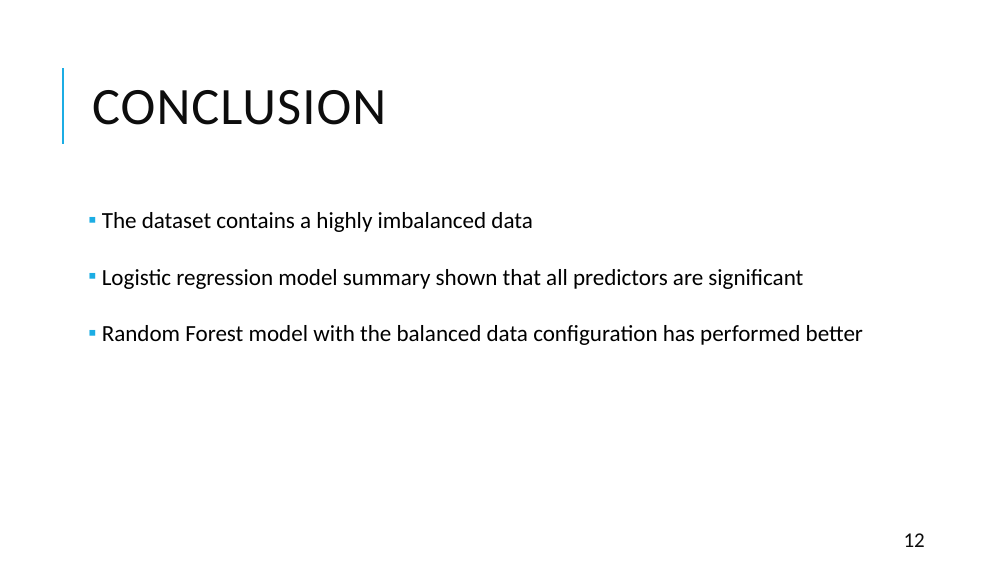
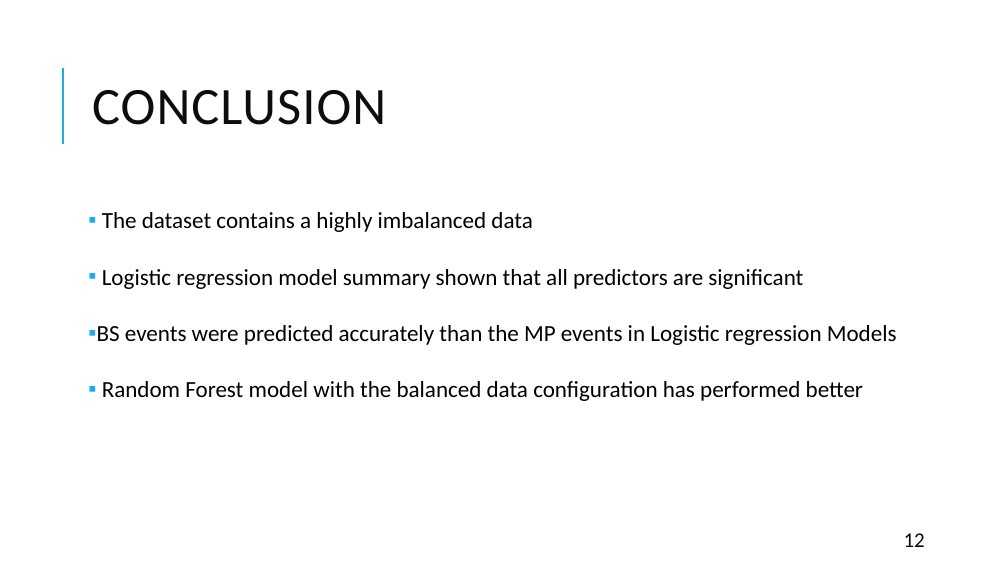
Before and after one commit to matty1203/r_cubicplot, a slide deck: slide 12 of Classification of bow shock event positions from Magnetic.pptx. Drawn at 1008x567 pixels with LibreOffice and Linux fonts; fonts in the diff are those of the drawing. Boxes give left, top, right and bottom in pixels: in the first picture for what was removed or moved away, otherwise in the second. Text is boxed around its words. In the diff, an @@ line names an element or a change of style, - is before the commit and + after.

```diff
--- a/Classification of bow shock event positions from Magnetic.pptx
+++ b/Classification of bow shock event positions from Magnetic.pptx
@@ text at (x1=97, y1=325, x2=897, y2=345): paragraph added @@
+▪ BS events were predicted accurately than the MP events in Logistic regression Models
```
Also in this commit, not shown: 11 other slides changed, 1 slide added, 1 slide removed, 2 other files.
